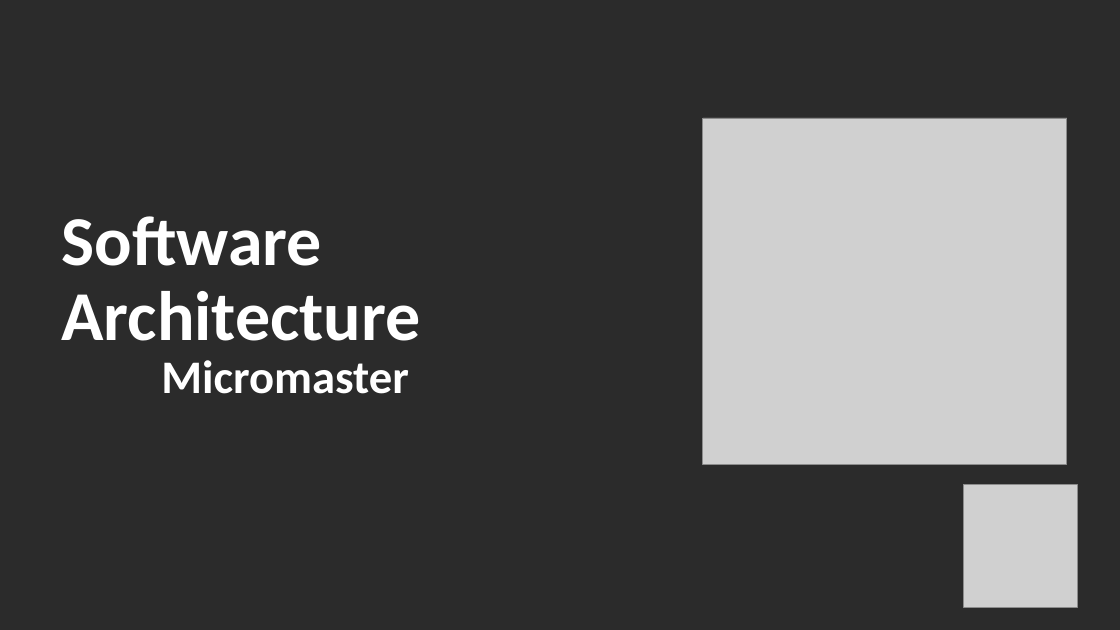
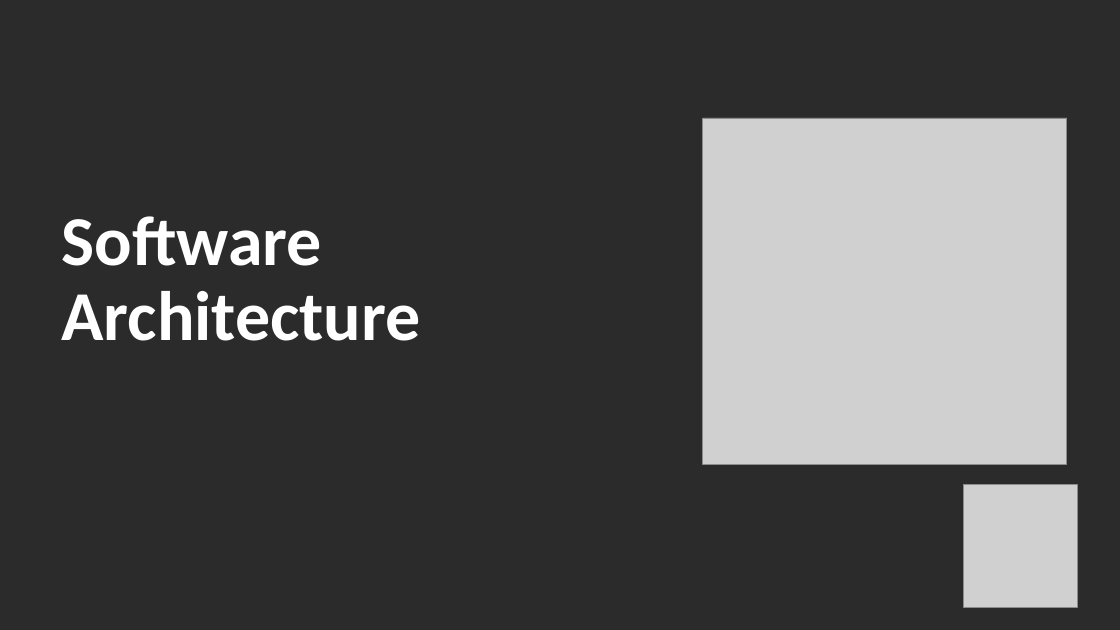
Before and after one commit to Jucer74/ArchitectureMaster, a slide deck: slide 1 of Classes/00-Presentation/ArchitectureMaster-00-Presentation.pptx. Drawn at 1120x630 pixels with LibreOffice and Linux fonts; fonts in the diff are those of the drawing; grey boxes stand for pictures; background and template pictures are left out; a plain dark background stands for a picture behind light text. Boxes give left, top, right and bottom in pixels: in the first picture for what was removed or moved away, otherwise in the second. Text is boxed around its words. In the diff, an @@ line names an element or a change of style, - is before the commit and + after.

```diff
--- a/Classes/00-Presentation/ArchitectureMaster-00-Presentation.pptx
+++ b/Classes/00-Presentation/ArchitectureMaster-00-Presentation.pptx
@@ text removed at bbox=[161, 360, 408, 394] @@
-Micromaster
```
Also in this commit, not shown: 1 other slide changed, 1 other file.
